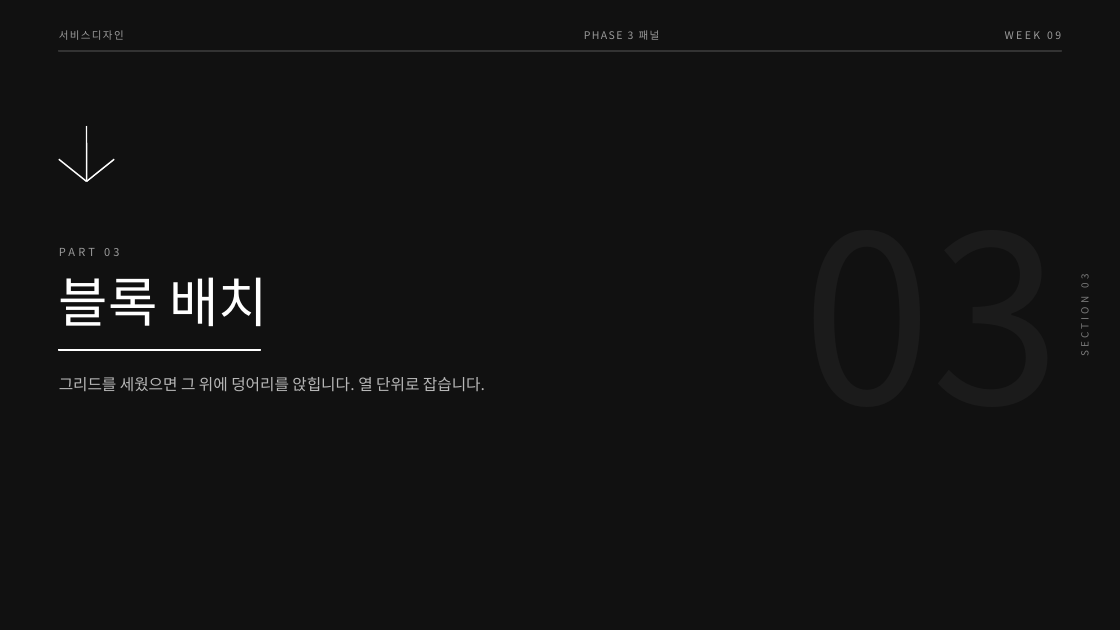
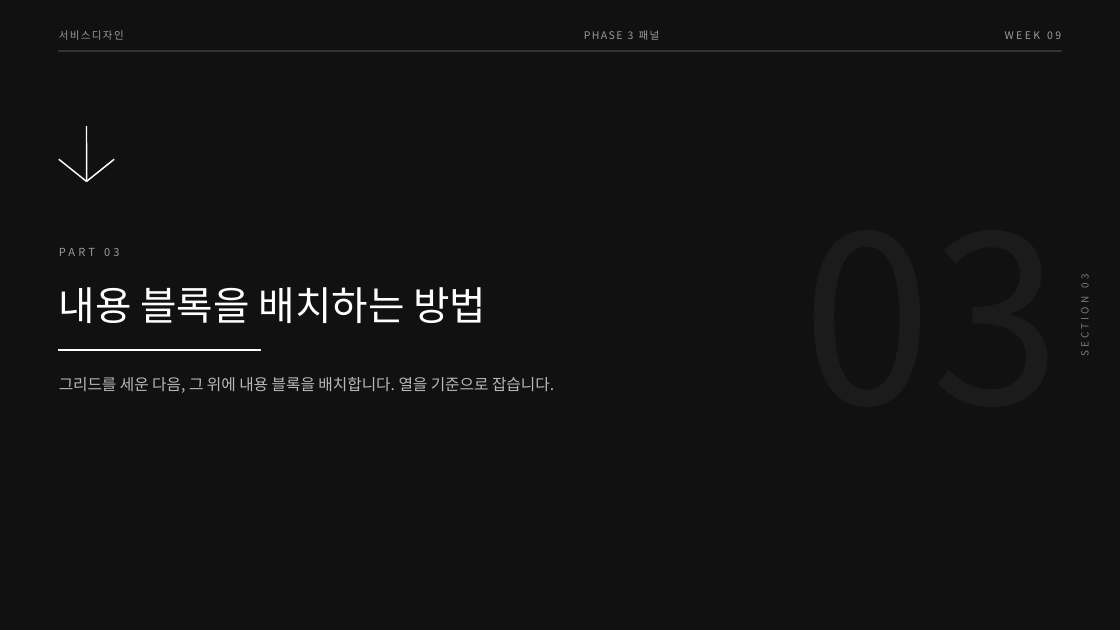
Before and after one commit to design-eng/MIN.D, a slide deck: slide 10 of dist/weeks-2학기/서비스디자인_2학기_09주차_패널레이아웃.pptx. Drawn at 1120x630 pixels with LibreOffice and Linux fonts; fonts in the diff are those of the drawing. Boxes give left, top, right and bottom in pixels: in the first picture for what was removed or moved away, otherwise in the second. Text is boxed around its words. In the diff, an @@ line names an element or a change of style, - is before the commit and + after.

```diff
--- a/dist/weeks-2학기/서비스디자인_2학기_09주차_패널레이아웃.pptx
+++ b/dist/weeks-2학기/서비스디자인_2학기_09주차_패널레이아웃.pptx
@@ text at (x1=59, y1=287, x2=486, y2=323): text changed; size 46 to 34 pt @@
-블록 배치
+내용 블록을 배치하는 방법
@@ text at (x1=59, y1=377, x2=554, y2=393): text changed @@
-그리드를 세웠으면 그 위에 덩어리를 앉힙니다. 열 단위로 잡습니다.
+그리드를 세운 다음, 그 위에 내용 블록을 배치합니다. 열을 기준으로 잡습니다.
```
Also in this commit, not shown: 20 other slides changed, 5 other files.
